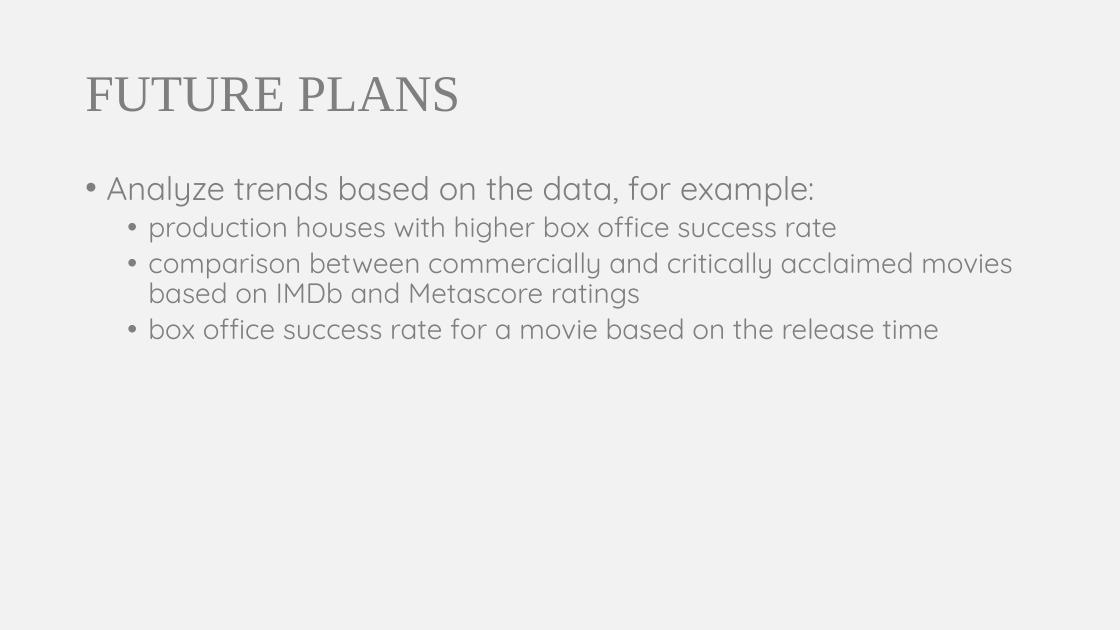
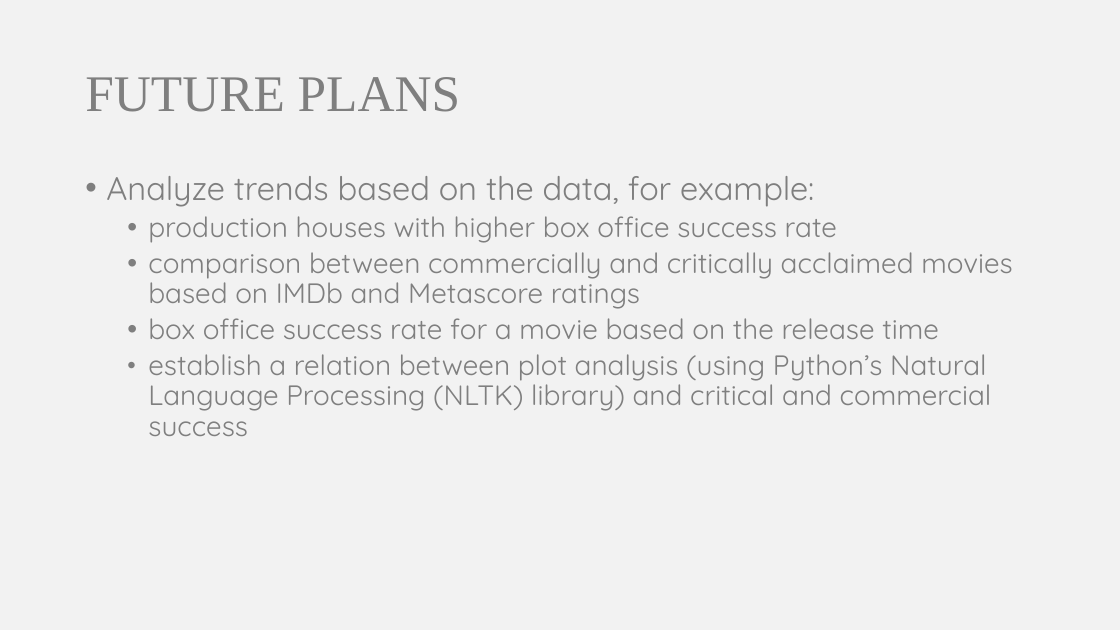
Before and after one commit to somyamohanty/Data_Dawgs, a slide deck: slide 5 of presentations/Presentation 1.pptx (slide 4 before the commit). Drawn at 1120x630 pixels with LibreOffice and Linux fonts; fonts in the diff are those of the drawing. Boxes give left, top, right and bottom in pixels: in the first picture for what was removed or moved away, otherwise in the second. Text is boxed around its words. In the diff, an @@ line names an element or a change of style, - is before the commit and + after.

```diff
--- a/presentations/Presentation 1.pptx
+++ b/presentations/Presentation 1.pptx
@@ text at box(148, 354, 992, 436): paragraph added @@
+  • establish a relation between plot analysis (using Python’s Natural Language Processing (NLTK) library) and critical and commercial success
```
Also in this commit, not shown: 4 other slides changed, 1 slide added.
